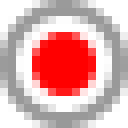
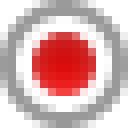
Layer changes from the first 128 × 128 image to the second:
pixels changed over (32, 32, 96, 96) (layer not identified)
